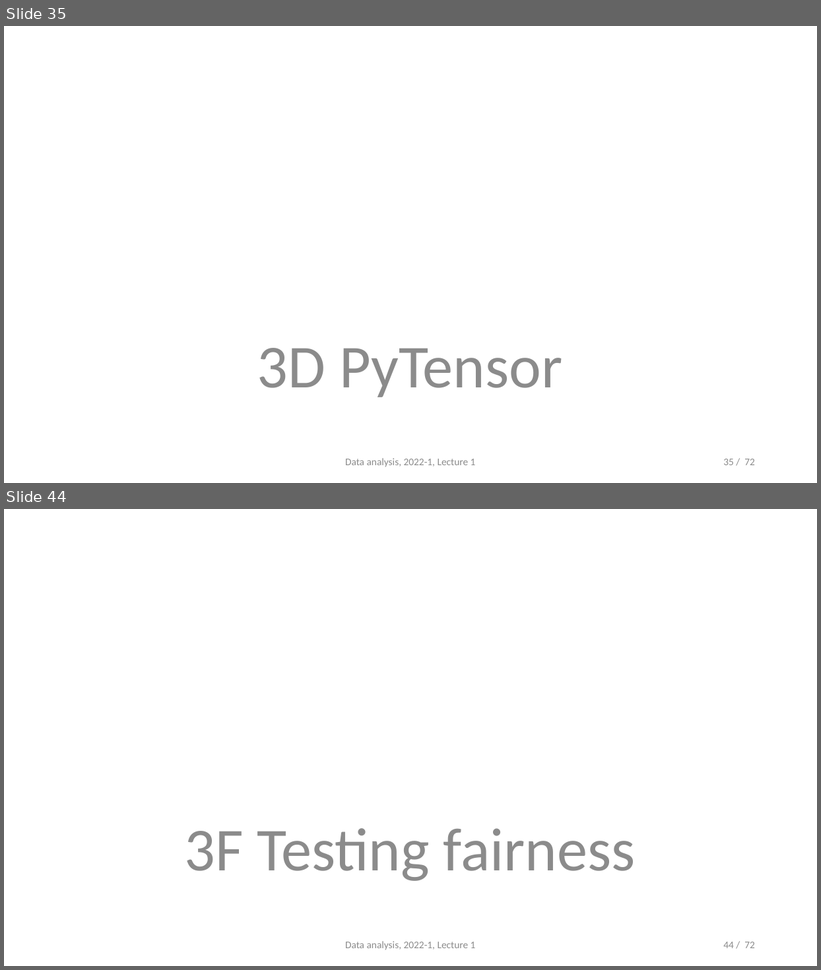
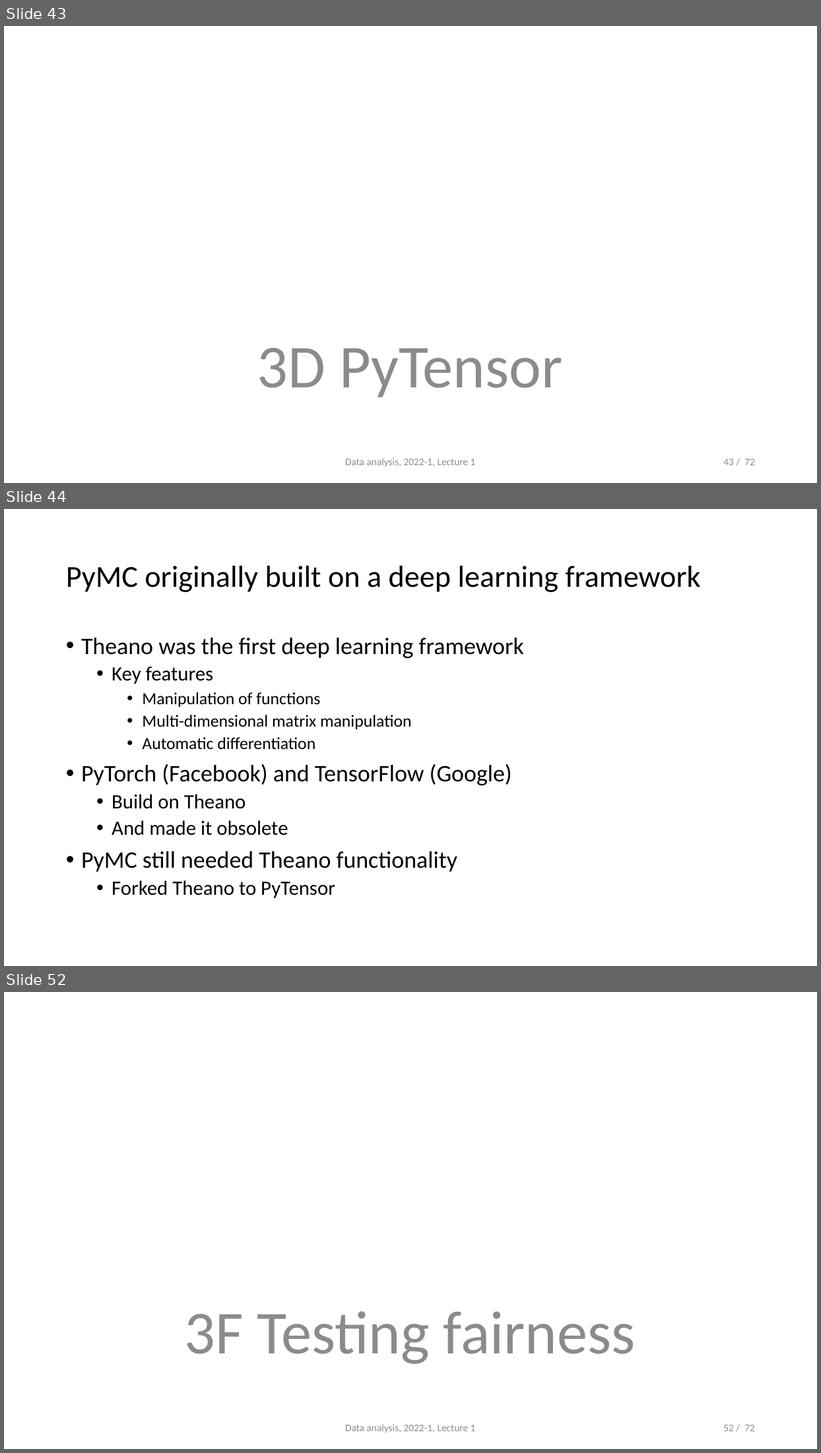
Before and after one commit to opherdonchin/StatisticalComputationAndAnalysis, a slide deck: Lectures/Lecture 3 PyMC and Sampling.pptx. Shown one above the other, each under a label of ours: slides 35 and 44 before the commit, slides 43, 44 and 52 after it; the slides between them are not shown. The pictures are 821x970 and 821x1453 pixels, drawn with LibreOffice and Linux fonts; fonts in the diff are those of the drawing. Boxes give left, top, right and bottom in pixels: in the first picture for what was removed or moved away, otherwise in the second. Text is boxed around its words. In the diff, an @@ line names an element or a change of style, - is before the commit and + after.

```diff
--- a/Lectures/Lecture 3 PyMC and Sampling.pptx
+++ b/Lectures/Lecture 3 PyMC and Sampling.pptx
@@ slide 44 added at (4,509,817,966), background #FFFFFF @@
@@ title added at (66,566,701,592), 36 pt, text #000000 @@
+PyMC originally built on a deep learning framework
@@ text added at (81,638,524,898), 28 pt, text #000000 @@
+• Theano was the first deep learning framework
+  • Key features
+    • Manipulation of functions
+    • Multi-dimensional matrix manipulation
+    • Automatic differentiation
+• PyTorch (Facebook) and TensorFlow (Google)
+  • Build on Theano
+  • And made it obsolete
+• PyMC still needed Theano functionality
+  • Forked Theano to PyTensor
@@ what was slide 35 is now slide 43 @@
@@ page number at (723,459,755,466): text changed @@
-35 / 72
+43 / 72
@@ what was slide 44 is now slide 52 @@
@@ page number at (723,1425,755,1432): text changed @@
-44 / 72
+52 / 72
```
Also in this commit, not shown: 1 slide changed, 8 other slides added, 1 slide removed, 3 other files.
